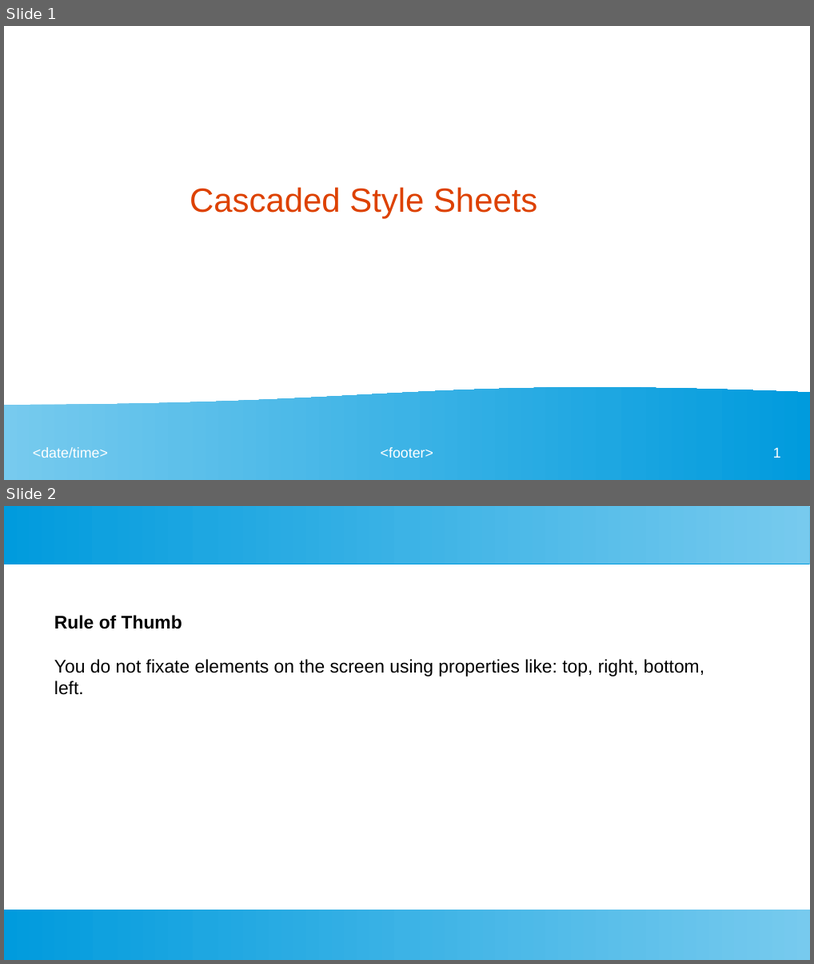
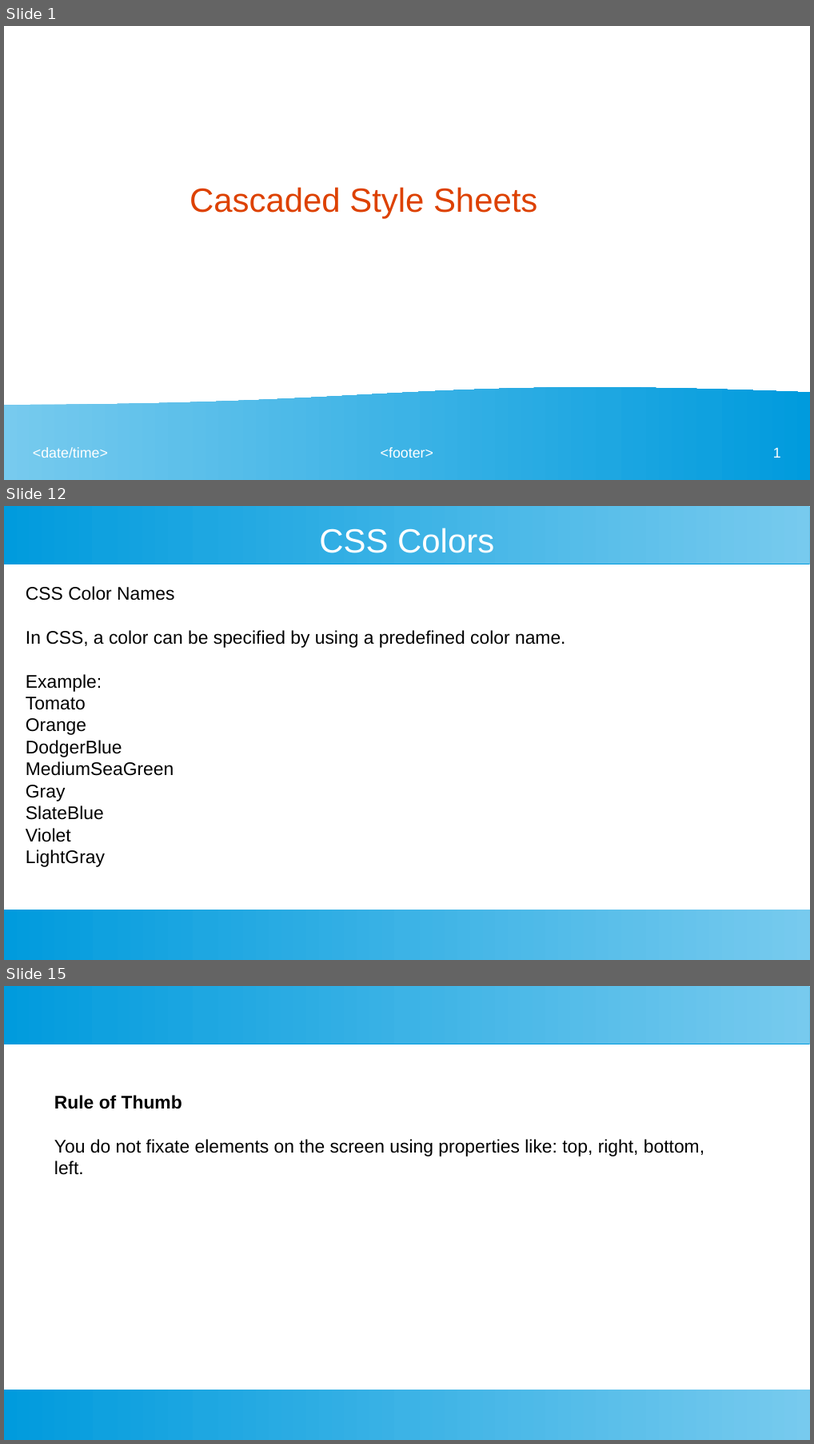
Before and after one commit to ashishjain1547/webDevelopmentCourseUsingFlask, a slide deck: CSS.odp. Shown one above the other, each under a label of ours: slides 1 and 2 before the commit, slides 1, 12 and 15 after it; the slides between them are not shown. The pictures are 814x964 and 814x1444 pixels, drawn with LibreOffice and Linux fonts; fonts in the diff are those of the drawing. Boxes give left, top, right and bottom in pixels: in the first picture for what was removed or moved away, otherwise in the second. Text is boxed around its words. In the diff, an @@ line names an element or a change of style, - is before the commit and + after.

```diff
--- a/CSS.odp
+++ b/CSS.odp
@@ slide 12 added at bbox=[4, 506, 810, 960], background #FFFFFF; not listed: 2 template elements that a slide beside it also shows @@
@@ title added at bbox=[319, 528, 494, 553], 33 pt, text #FFFFFF @@
+CSS Colors
@@ text added at bbox=[26, 586, 566, 867], 18 pt, text #000000 @@
+CSS Color Names
+In CSS, a color can be specified by using a predefined color name.
+Example:
+Tomato
+Orange
+DodgerBlue
+MediumSeaGreen
+Gray
+SlateBlue
+Violet
+LightGray
@@ what was slide 2 is now slide 15 @@
```
Also in this commit, not shown: 12 other slides added, 16 other files.
